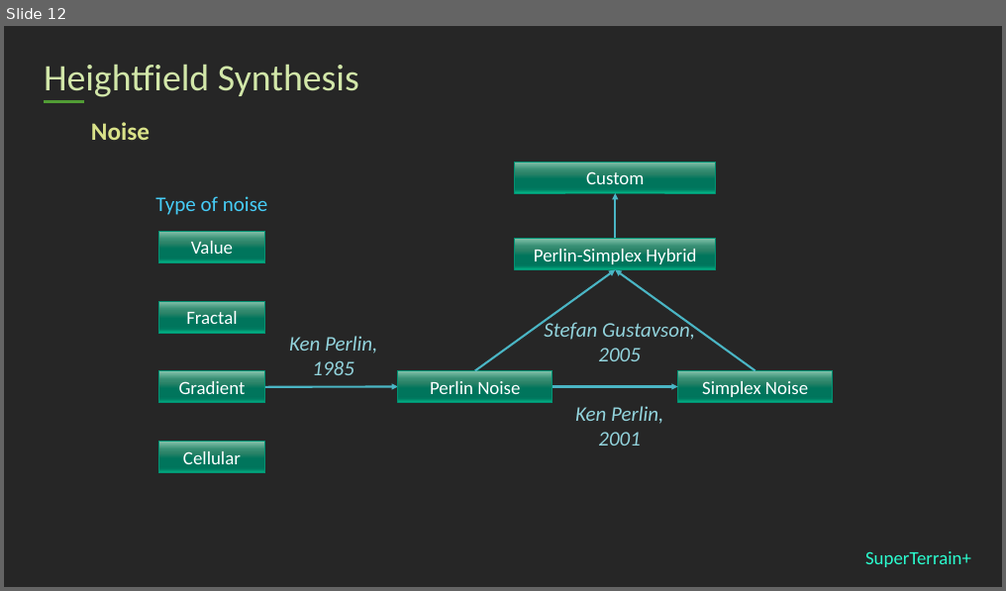
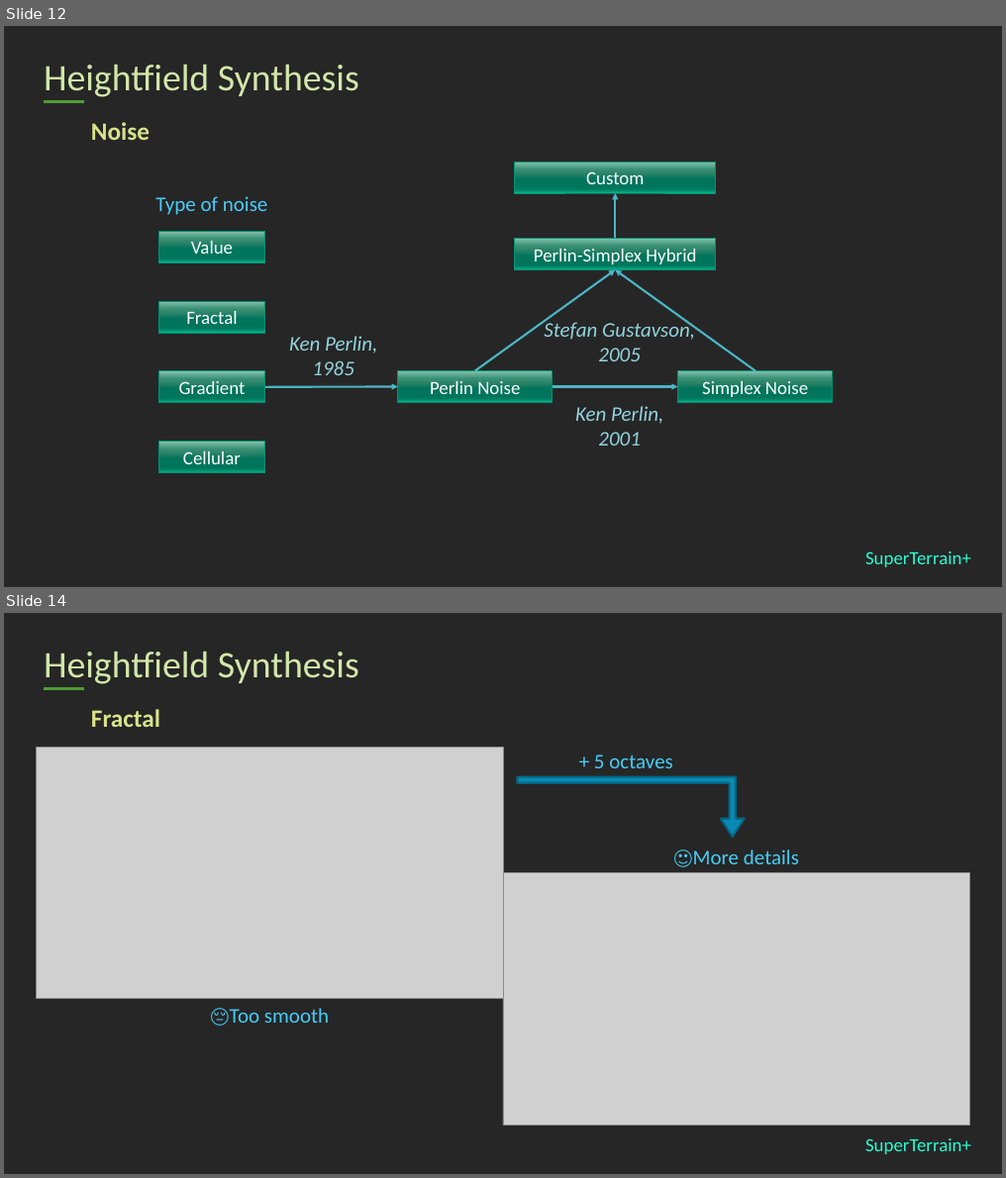
Before and after one commit to stephen-hqxu/superterrainplus, a slide deck: Report/Presentation/stephen-presentation.pptx. Shown one above the other, each under a label of ours: slide 12 before the commit, slides 12 and 14 after it; the slides between them are not shown. The pictures are 1006x591 and 1006x1178 pixels, drawn with LibreOffice and Linux fonts; fonts in the diff are those of the drawing; grey boxes stand for pictures. Boxes give left, top, right and bottom in pixels: in the first picture for what was removed or moved away, otherwise in the second. Text is boxed around its words. In the diff, an @@ line names an element or a change of style, - is before the commit and + after.

```diff
--- a/Report/Presentation/stephen-presentation.pptx
+++ b/Report/Presentation/stephen-presentation.pptx
@@ slide 14 added at bbox=[4, 613, 1002, 1174], background #262626; not listed: 2 template elements that a slide beside it also shows @@
@@ title added at bbox=[44, 651, 359, 684], 36 pt, text #D2E7A9 @@
+Heightfield Synthesis
@@ text added at bbox=[91, 709, 160, 727], 24 pt, text #D9E289, bold @@
+Fractal
@@ picture added at bbox=[37, 747, 503, 999] @@
@@ text added at bbox=[594, 755, 673, 768], 20 pt, text #46CCF6 @@
++ 5 octaves
@@ bent up arrow added at bbox=[518, 777, 745, 837], fill #0989B1, outline #076583 2 pt @@
@@ text added at bbox=[693, 850, 799, 864], 20 pt, text #46CCF6 @@
+🙂More details
@@ picture added at bbox=[503, 872, 970, 1125] @@
@@ text added at bbox=[230, 1008, 329, 1023], 20 pt, text #46CCF6 @@
+😔Too smooth
```
Also in this commit, not shown: 2 slides changed, 14 other slides added, 17 other files.
